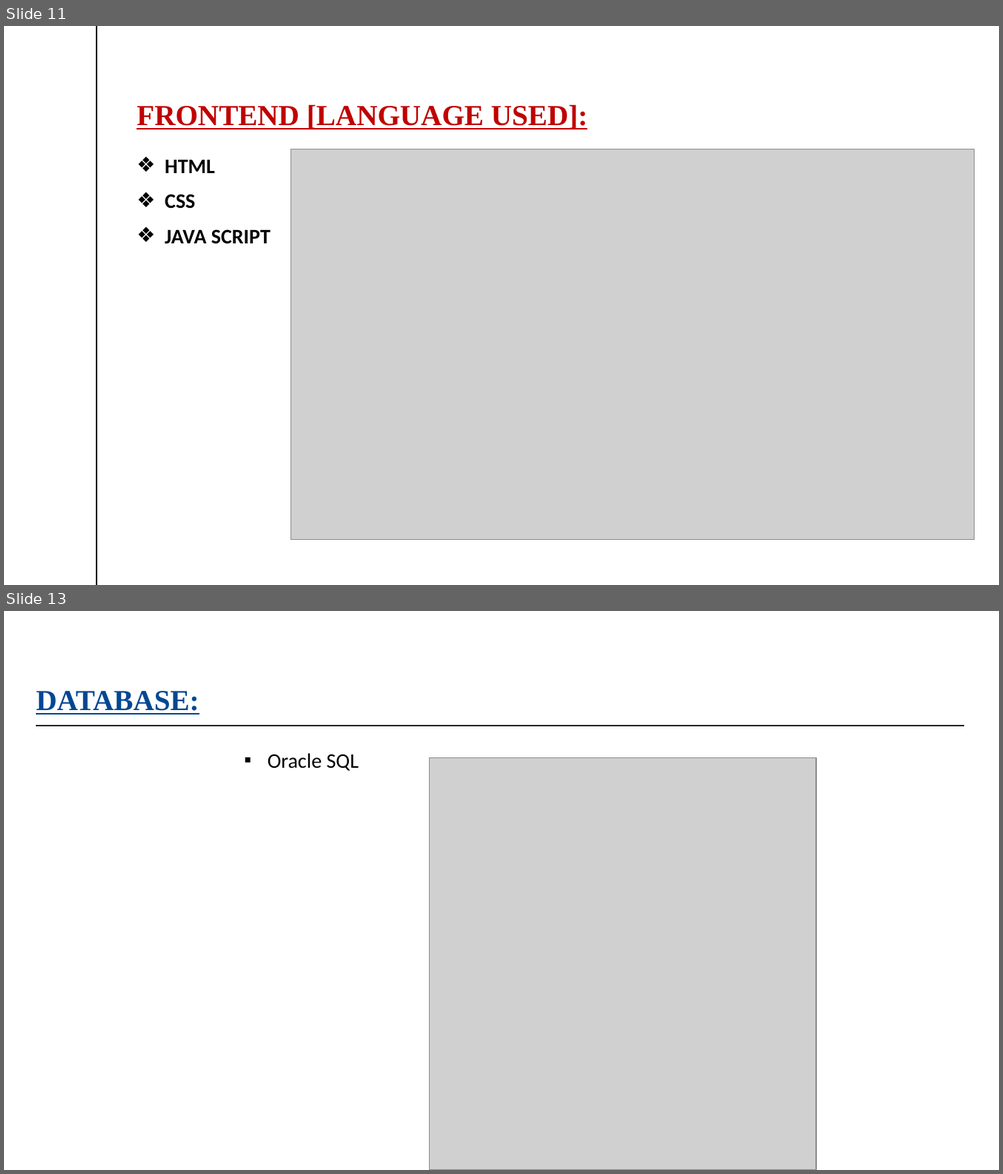
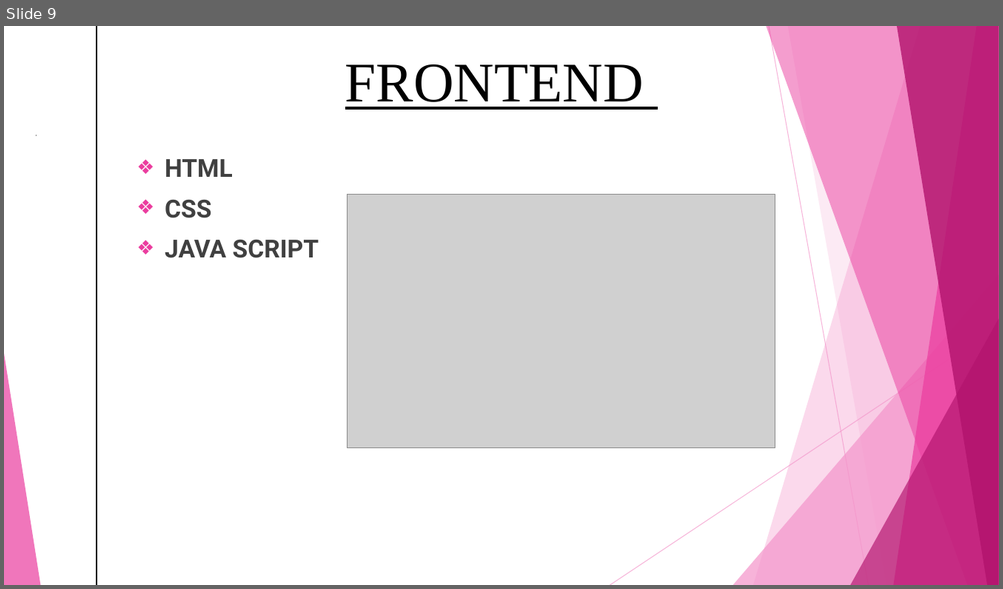
Before and after one commit to umangsaxena96/LibraryManangementSystem, a slide deck: DOCUMENTS/Library management system1.pptx. Shown one above the other, each under a label of ours: slides 11 and 13 before the commit, slide 9 after it; the slides between them are not shown. The pictures are 1003x1174 and 1003x589 pixels, drawn with LibreOffice and Linux fonts; fonts in the diff are those of the drawing; grey boxes stand for pictures. Boxes give left, top, right and bottom in pixels: in the first picture for what was removed or moved away, otherwise in the second. Text is boxed around its words. In the diff, an @@ line names an element or a change of style, - is before the commit and + after.

```diff
--- a/DOCUMENTS/Library management system1.pptx
+++ b/DOCUMENTS/Library management system1.pptx
@@ slide 13 removed at box(4, 611, 999, 1170), background #FFFFFF; not listed: 1 template element that a slide beside it also shows @@
@@ title removed at box(36, 691, 199, 715) @@
-DATABASE:
@@ line removed from (36, 726) to (964, 726) @@
@@ text removed at box(267, 753, 358, 771) @@
-      ▪ Oracle SQL
@@ picture removed at box(430, 758, 817, 1170) @@
@@ what was slide 11 is now slide 9 @@
@@ slide 9 changed as well @@
@@ text added at box(345, 64, 643, 110), 54 pt, text #000000, underline @@
+FRONTEND
@@ title removed at box(136, 104, 588, 130) @@
-FRONTEND [LANGUAGE USED]:
@@ text "HTML" at box(165, 159, 318, 258): size 20 to 24 pt, font Calibri to Roboto, text colour #000000 to #404040 @@
@@ picture: place and size @@
-picture at box(290, 149, 974, 540)
+picture at box(347, 195, 775, 449)
@@ group added at box(4, 26, 999, 585): 5 freeform shapes, 3 triangles, 2 lines @@
```
Also in this commit, not shown: 11 other slides changed, 1 slide added, 14 other slides removed, 14 other files.
